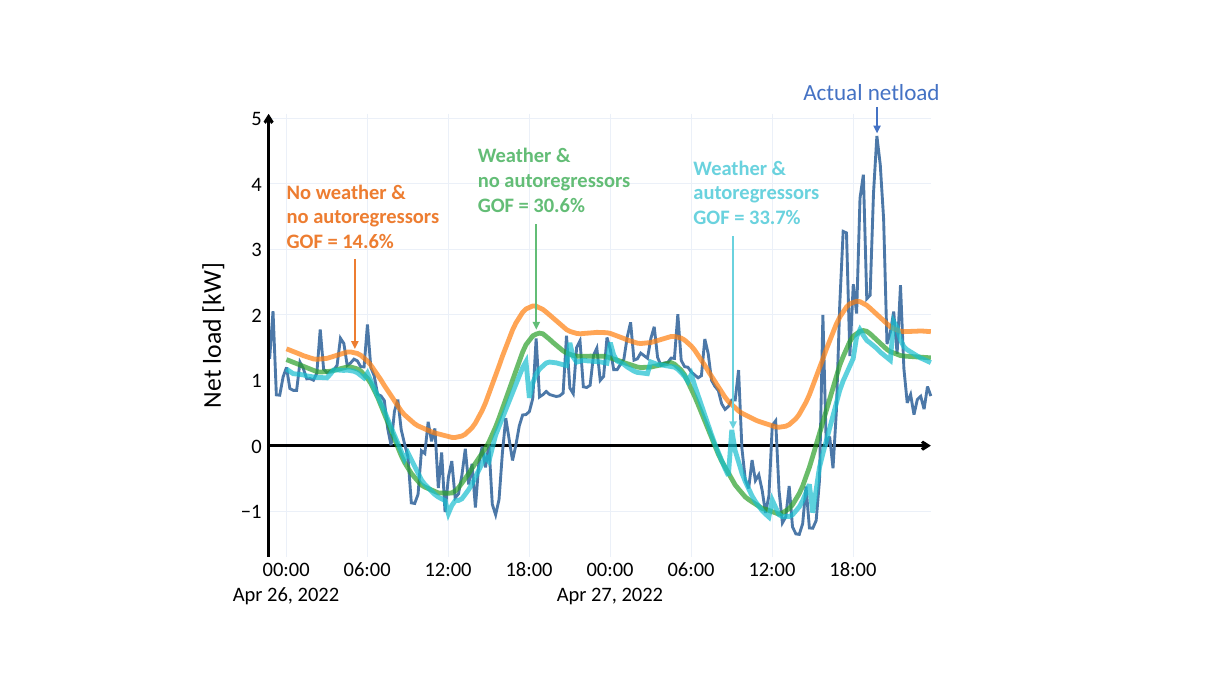
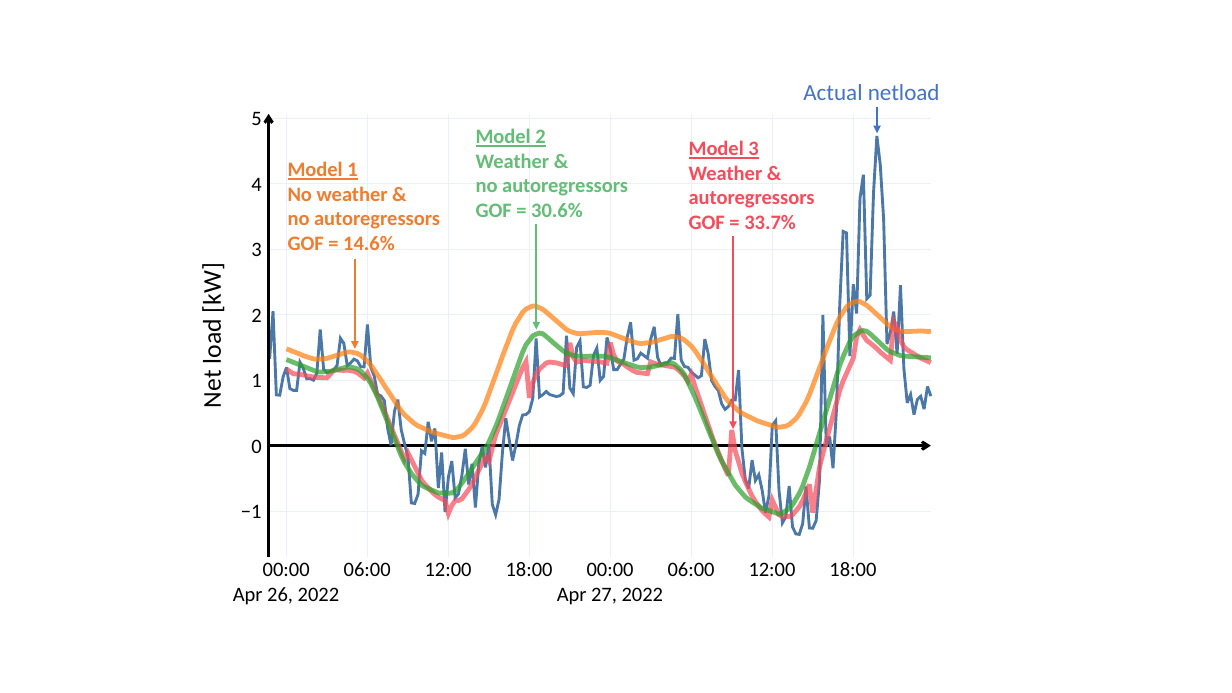
Before and after one commit to Jonathan56/supplementary_thesis, a slide deck: slide 40 of figures.pptx (slide 38 before the commit). Drawn at 1232x693 pixels with LibreOffice and Linux fonts; fonts in the diff are those of the drawing. Boxes give left, top, right and bottom in pixels: in the first picture for what was removed or moved away, otherwise in the second. Text is boxed around its words. In the diff, an @@ line names an element or a change of style, - is before the commit and + after.

```diff
--- a/figures.pptx
+++ b/figures.pptx
@@ text "Model 2": place and size @@
-text "Model 2" at <box>478,147,630,212</box>
+text "Model 2" at <box>476,128,628,217</box>
@@ text at <box>476,128,545,147</box>: paragraph added @@
+Model 2
@@ text "Model 3": place and size @@
-text "Model 3" at <box>693,160,819,224</box>
+text "Model 3" at <box>689,140,815,229</box>
@@ text at <box>689,140,758,159</box>: paragraph added @@
+Model 3
@@ text "Model 1": place and size @@
-text "Model 1" at <box>287,184,439,248</box>
+text "Model 1" at <box>288,161,440,250</box>
@@ text at <box>288,161,357,180</box>: paragraph added @@
+Model 1
@@ text at <box>689,165,815,229</box>: text colour #6AD2DE to #F64B5B in "Weather &", "autoregressors", "GOF = 33.7%" @@
@@ arrow (733, 237) - (733, 429): stroke #6AD2DE 1.5 pt to #F64B5B 1.5 pt @@
@@ freeform shape at <box>287,322,931,518</box>: outline #17BECF 3.75 pt to #F64B5B 3.75 pt @@
```
Also in this commit, not shown: 12 other slides changed, 4 slides added, 3 other files.
